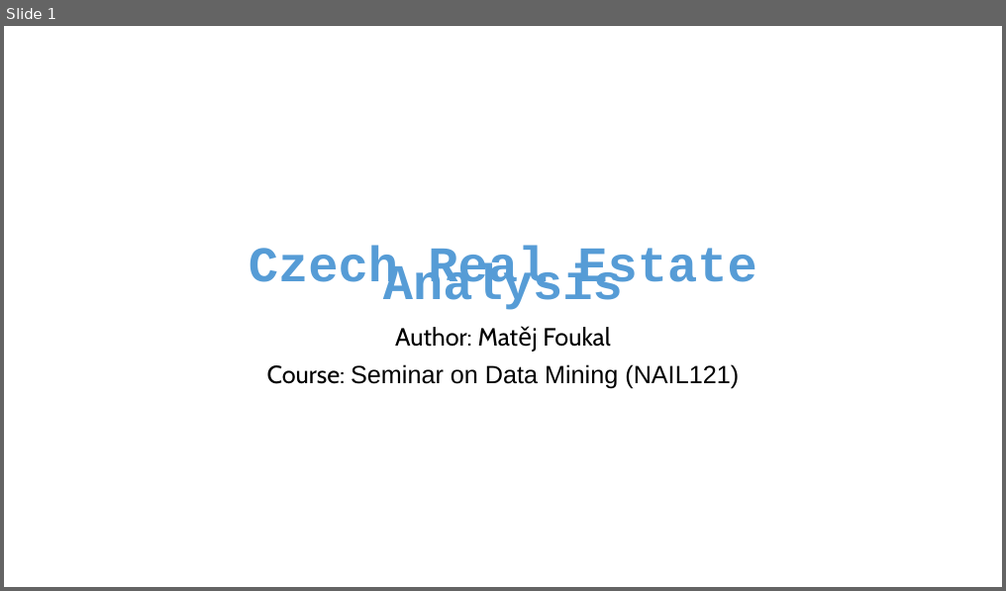
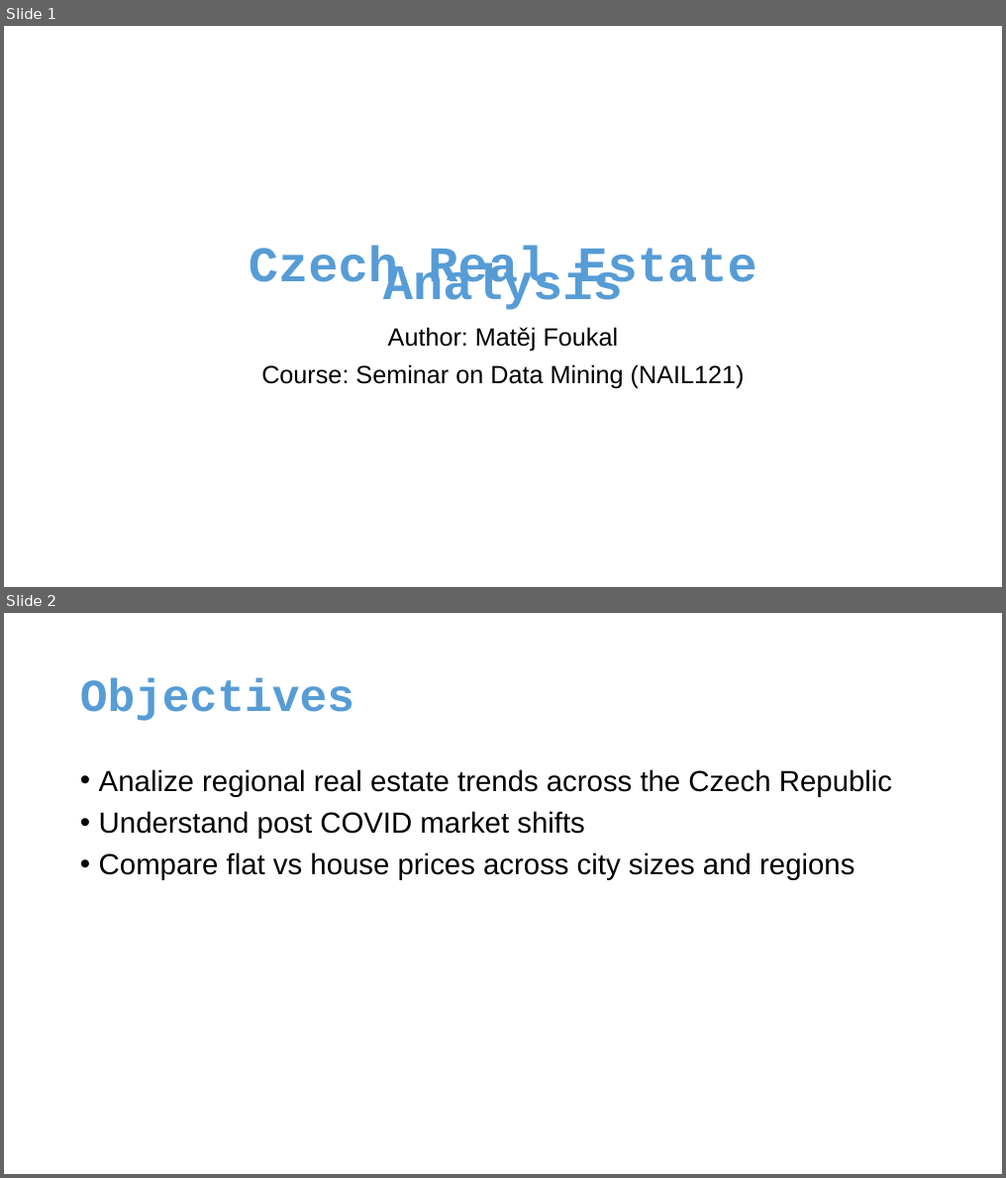
Before and after one commit to MiraZzle/cz-real-estate-analysis, a slide deck: Czech Real Estate Analysis - presentation.pptx. Shown one above the other, each under a label of ours: slide 1 before the commit, slides 1 and 2 after it. The pictures are 1006x591 and 1006x1178 pixels, drawn with LibreOffice and Linux fonts; fonts in the diff are those of the drawing. Boxes give left, top, right and bottom in pixels: in the first picture for what was removed or moved away, otherwise in the second. Text is boxed around its words. In the diff, an @@ line names an element or a change of style, - is before the commit and + after.

```diff
--- a/Czech Real Estate Analysis - presentation.pptx
+++ b/Czech Real Estate Analysis - presentation.pptx
@@ slide 2 added at [4,613,1002,1174], background #FFFFFF @@
@@ title added at [80,679,354,721], 44 pt, text #569CD6, bold @@
+Objectives
@@ text added at [99,769,892,880], 28 pt, text #000000 @@
+• Analize regional real estate trends across the Czech Republic
+• Understand post COVID market shifts
+• Compare flat vs house prices across city sizes and regions
@@ slide 1 changed as well @@
@@ subtitle "Author: Matěj Foukal" at [261,327,745,388]: font Cabin to Arial in "Author: Matěj Foukal", "Course:" @@
```
Also in this commit, not shown: 7 other slides changed, 3 other slides added, 5 slides removed, 11 other files.
